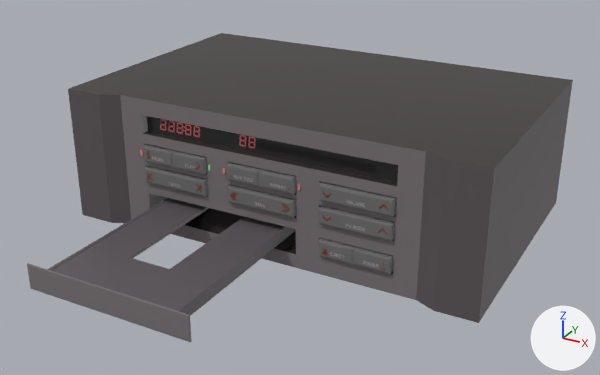
Renders of the glTF model 3dplayer/model/saeCdPlayer.glb from each side of a commit.
Before and after are seen from a camera (50 mm lens) standing at (6.01, -11.86, 5.03) and looking at (0.21, -1.32, -0.24). The axes (+X, +Y, +Z) are drawn at lower right. The lights are the same throughout. Both versions are drawn at frame 24 of the action 'TrayOpen'; the numbers are the values there.

In view in the first picture: 'Casing', 'DoubleButton1', 'DoubleButton1.001', 'DoubleButton2', 'DoubleButton2.001', 'DoubleButton4', 'DoubleButton6', 'DoubleButton7', 'TrayInset', 'cdTray'.
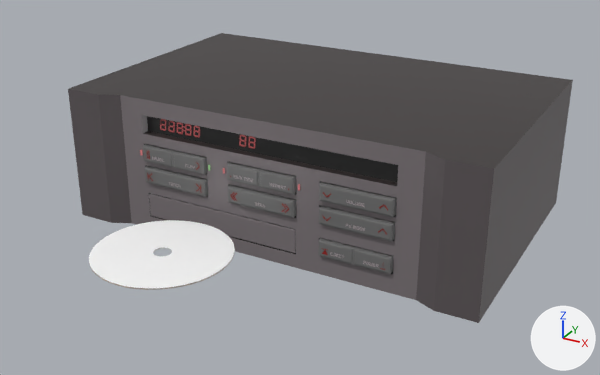
Changed parts and their boxes (x1, y1, x2, y2) in the pictures (600 x 375 px):
'cdTray', moved: before (27, 198, 295, 342); after (149, 194, 296, 253)
'cd', moved (not visible before): after (89, 220, 235, 290)
'TrayInset', unchanged, covered by the edit: (149, 193, 296, 254) in both

The change, as a diff of the scene's bpy script:
```diff
--- a/3dplayer/model/saeCdPlayer.glb.py
+++ b/3dplayer/model/saeCdPlayer.glb.py
@@ ob_cdtray @@
 ob_cdtray = bpy.data.objects.new('cdTray', me_cylinder)
-ob_cdtray.location = (-0.8, -3.57, -0.6)
+ob_cdtray.location = (-0.8, -0.88, -0.6)
 ob_cdtray.scale = (1.11, 1.11, -0.0268)
@@ ob_cd @@
 ob_cd = bpy.data.objects.new('cd', me_cylinder_001)
-ob_cd.location = (-0.8, -0.88, -0.6)
+ob_cd.location = (-0.8, -3.57, -0.6)
 ob_cd.scale = (1.11, 1.11, -0.0268)
```
